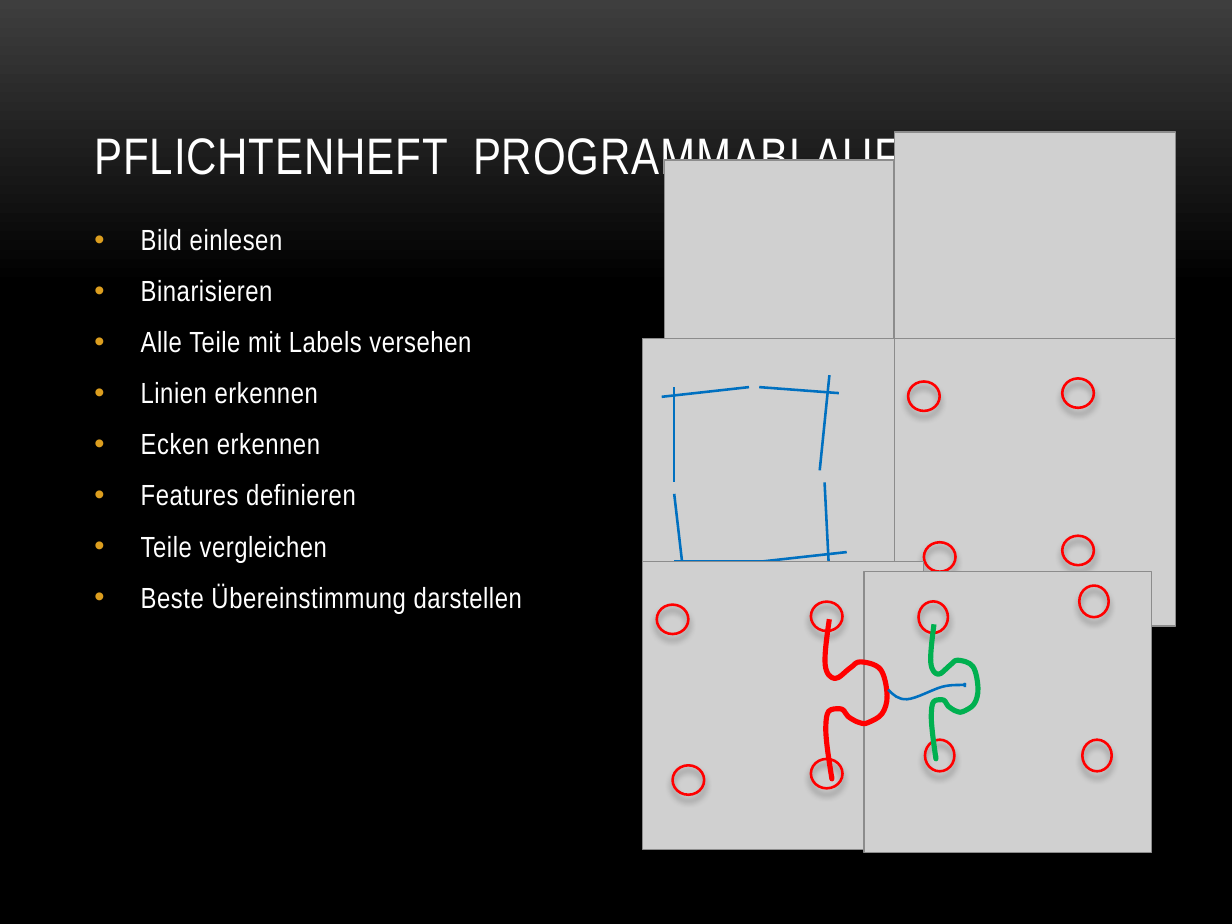
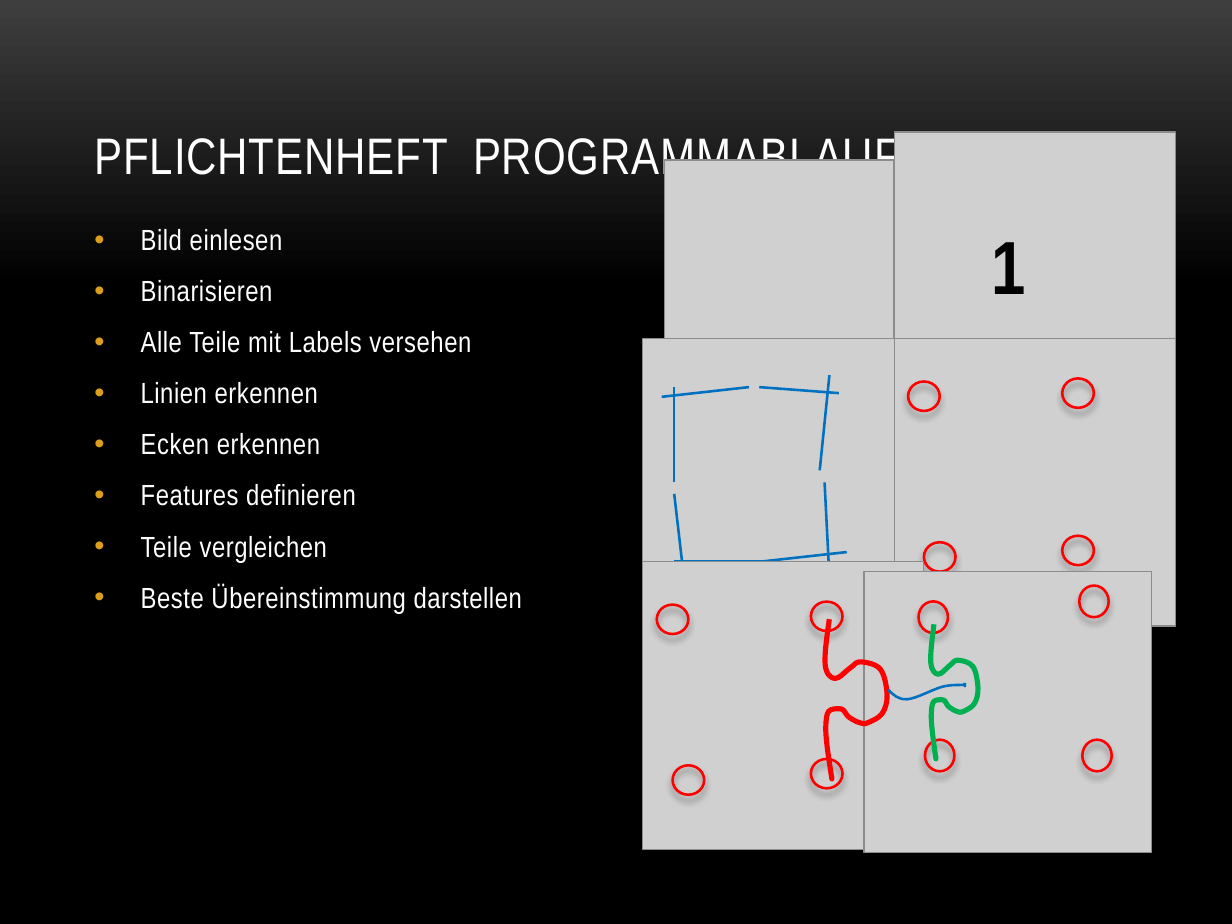
Before and after one commit to baertschi/Puzzle, a slide deck: slide 6 of Doku/Puzzle.pptx. Drawn at 1232x924 pixels with LibreOffice and Linux fonts; fonts in the diff are those of the drawing; grey boxes stand for pictures; background and template pictures are left out. Boxes give left, top, right and bottom in pixels: in the first picture for what was removed or moved away, otherwise in the second. Text is boxed around its words. In the diff, an @@ line names an element or a change of style, - is before the commit and + after.

```diff
--- a/Doku/Puzzle.pptx
+++ b/Doku/Puzzle.pptx
@@ text added at [992,242,1026,294], 44 pt, text #000000, bold @@
+1
```
Also in this commit, not shown: 6 other slides changed, 1 slide removed, 1 other file.
